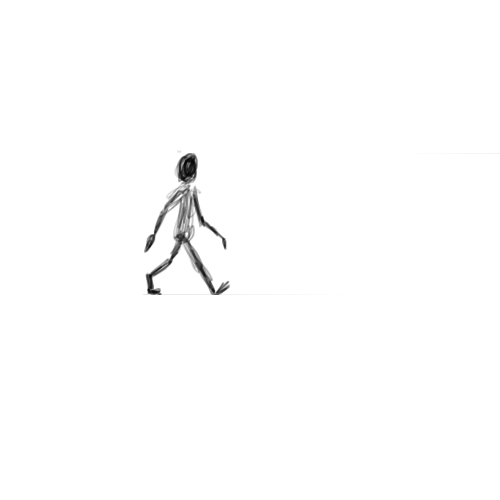
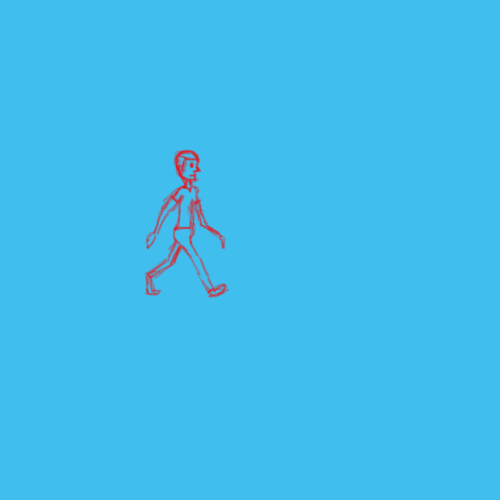
Layer changes from the first (500, 500) image to the second:
added group "over 1" with 5 layers above "in place" over (134, 133, 252, 299)
added layer "Layer 1" in group "over 1" over (144, 149, 230, 299)
hid "step1-lines" (1st of 2, in "in place") over (143, 150, 500, 295)
added layer "Layer 2" over (0, 0, 500, 500)
